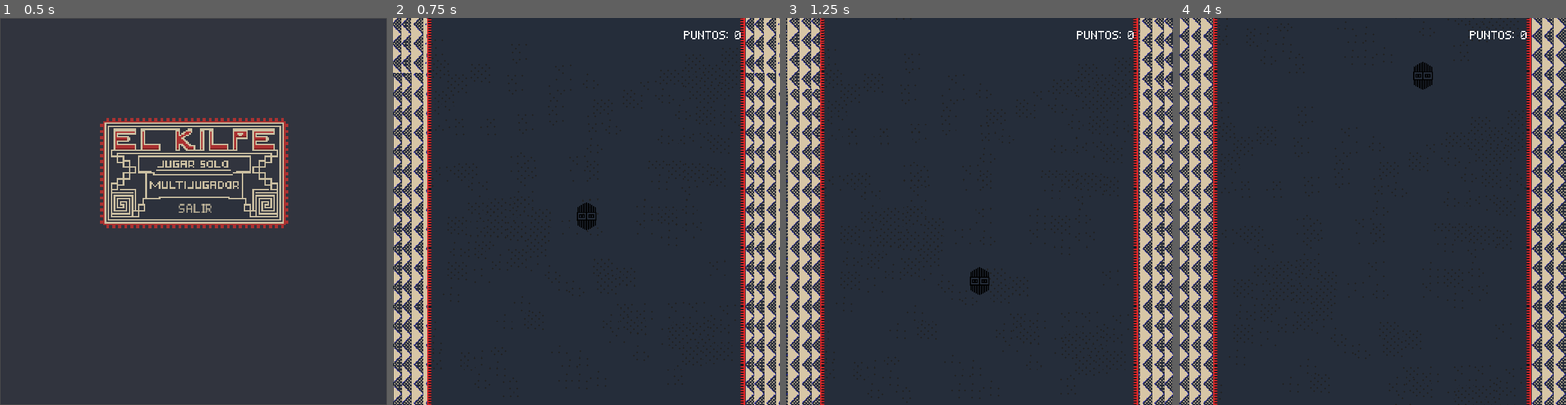
Above: before the commit, frames 1-4 (left to right).
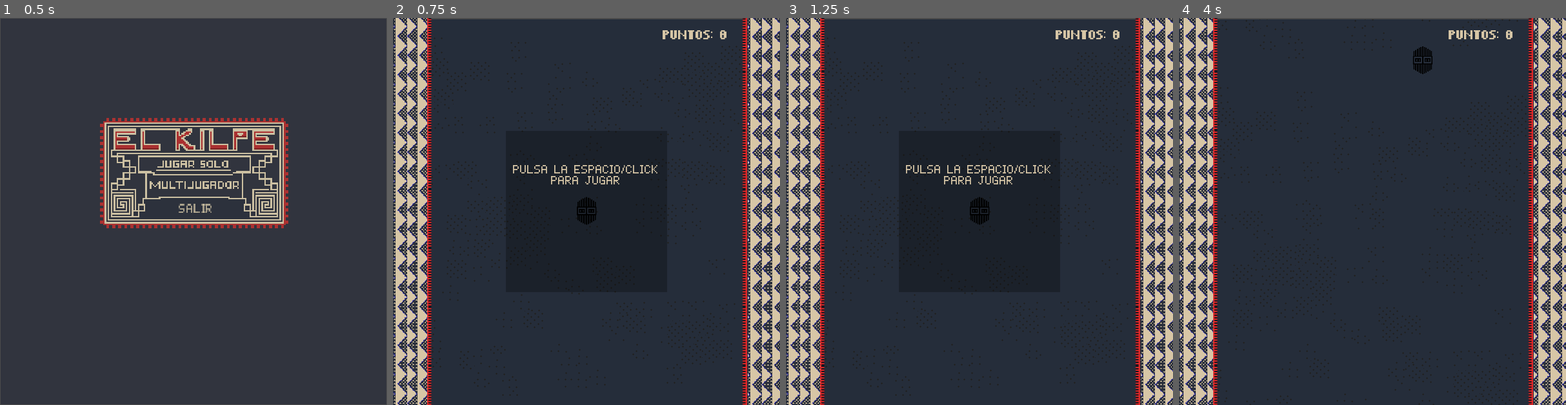
Above: after the commit, the same moments.

Repository: rustimacc/PROG3__TP05
Game: Godot game, scene res://MainMenu.tscn
Two runs of this game, one before a commit and one after it. Both use one fixed random seed, a clock stepped at 60 frames per second and the inputs below. The engine's default icon, where the game draws it, is replaced by a stand-in: a white triangle on a blue panel in a dark square.
Inputs (mouse positions are in pixels of both pictures, inside the frame that each line leads up to):
- Up to frame 1 (0.5 s): no input
- Up to frame 2 (0.75 s): click (586, 168) at 0.5 s
- Up to frame 3 (1.25 s): no input
- Up to frame 4 (4 s): tap Space (salto) at 1.25, 1.52, 1.55, 1.82, 3.05 s; move the mouse to (1457, 192) at 1.27 s; tap R (reiniciar) at 1.35, 2.85 s; click (1457, 192) at 1.42 s; drag from (1295, 230) to (1403, 87) at 2.02 s; move the mouse to (1411, 126) at 2.77 s; click (1411, 126) at 2.92 s; drag from (1353, 288) to (1256, 153) at 3.52 s

Frame 1 is identical in both runs. In frame 2, 16% of the frame differs, in the area x 0-100%, y 0-100%; in frame 3, 12%; in frame 4, 15%.

Commit message:
Se agregaron nuevos obstaculos. Se modificaron elementos de la UI.

Diff:
--- a/Juego.gd
+++ b/Juego.gd
@@ -3,6 +3,8 @@
 
 
 var jugadormuerto
+
+var empezar
 # Called when the node enters the scene tree for the first time.
 func _ready():
 	VariablesGlobales.perder=false
@@ -11,7 +13,9 @@
 	#una cámara lenta que da tiempo de reaccion al jugador y queda piola
 	VariablesGlobales.FrenarTiempo(.2,.5)
 
-	Engine.time_scale=1;
+	#Panel inicio
+	empezar=false
+	Engine.time_scale=0
 	pass # Replace with function body.
 
 func _process(delta):
@@ -19,19 +23,29 @@
 		reiniciarNivel()
 	if Input.is_action_just_pressed("pausa"):
 		Pausa()
+	EmpezarPartida()
 
+func EmpezarPartida():
+	if Input.is_action_just_pressed("salto")and !empezar:
+		$"Control/Comenzar a jugar".visible=false;
+		Engine.time_scale=1
+		empezar=true
+	pass
 
 func reiniciarNivel():
 	get_tree().reload_current_scene()
-	get_tree().paused=false
+	empezar=false
+	Engine.time_scale=0
 
 func Pausa():
 	get_tree().paused=!get_tree().paused
 
 	if get_tree().paused:
+
 		$"Control/Manue Paus".visible=true
 		Engine.time_scale=0;
 	else:
+
 		$"Control/Manue Paus".visible=false
 		Engine.time_scale=1;
 
@@ -45,9 +59,9 @@
 	VariablesGlobales.FrenarTiempo(1,.5)
 	VariablesGlobales.MaximoPuntaje()
 	yield(get_tree().create_timer(.8), "timeout")
-	get_node("Control/Manue Paus").visible=true
-	get_node("Control/Manue Paus/puntajefinal").visible=true
+	get_node("Control/Menu Pausa").visible=true
+	get_node("Control/Menu Pausa/puntajefinal").visible=true
 	if VariablesGlobales.record:
-		get_node("Control/Manue Paus/puntajefinal").set_text("RECORD!!!! "+str(VariablesGlobales.puntos))
+		get_node("Control/Menu Pausa/puntajefinal").set_text("RECORD!!!! "+str(VariablesGlobales.puntos))
 	else:
-		get_node("Control/Manue Paus/puntajefinal").set_text("Puntos: "+str(VariablesGlobales.puntos)+"\n"+"Puntaje máximo: "+str(VariablesGlobales.puntajeMaximo))
+		get_node("Control/Menu Pausa/puntajefinal").set_text("Puntos: "+str(VariablesGlobales.puntos)+"\n"+"Puntaje máximo: "+str(VariablesGlobales.puntajeMaximo))
--- a/Juego.tscn
+++ b/Juego.tscn
@@ -8,27 +8,30 @@
 [ext_resource path="res://grafico.png" type="Texture" id=6]
 [ext_resource path="res://Fuentes/pixelmix.ttf" type="DynamicFontData" id=7]
 [ext_resource path="res://Spawneador.gd" type="Script" id=8]
+[ext_resource path="res://Fuentes/pixelmix_bold.ttf" type="DynamicFontData" id=9]
 [ext_resource path="res://Sprites/fondo.png" type="Texture" id=10]
 [ext_resource path="res://Shaders/scrollingparallax.shader" type="Shader" id=11]
 
 [sub_resource type="DynamicFont" id=1]
+size = 17
+font_data = ExtResource( 9 )
+
+[sub_resource type="DynamicFont" id=2]
+font_data = ExtResource( 9 )
+
+[sub_resource type="DynamicFont" id=3]
+font_data = ExtResource( 9 )
+
+[sub_resource type="DynamicFont" id=4]
+size = 14
 font_data = ExtResource( 7 )
 
-[sub_resource type="DynamicFont" id=2]
-font_data = ExtResource( 7 )
-
-[sub_resource type="DynamicFont" id=3]
-font_data = ExtResource( 7 )
-
-[sub_resource type="DynamicFont" id=4]
-font_data = ExtResource( 7 )
-
-[sub_resource type="ShaderMaterial" id=7]
+[sub_resource type="ShaderMaterial" id=5]
 shader = ExtResource( 11 )
 shader_param/dire = Vector2( 0, -1 )
 shader_param/vel = 0.05
 
-[sub_resource type="PhysicsMaterial" id=5]
+[sub_resource type="PhysicsMaterial" id=6]
 bounce = 1.0
 
 [node name="Juego" type="Node2D"]
@@ -42,18 +45,19 @@
 margin_bottom = 600.0
 script = ExtResource( 4 )
 __meta__ = {
-"_edit_use_anchors_": false
+"_edit_use_anchors_": true
 }
 
 [node name="textoPuntos" type="Label" parent="Control"]
 anchor_right = 1.0
 anchor_bottom = 1.0
-margin_left = 450.63
-margin_top = 0.751991
-margin_right = -47.3699
-margin_bottom = -549.248
+margin_left = 418.0
+margin_top = 1.0
+margin_right = -50.0
+margin_bottom = -549.0
 rect_scale = Vector2( 0.913986, 0.978943 )
 custom_fonts/font = SubResource( 1 )
+custom_colors/font_color = Color( 0.847059, 0.780392, 0.654902, 1 )
 text = "puntos: 0"
 valign = 1
 uppercase = true
@@ -61,7 +65,7 @@
 "_edit_use_anchors_": false
 }
 
-[node name="Manue Paus" type="Control" parent="Control"]
+[node name="Menu Pausa" type="Control" parent="Control"]
 visible = false
 anchor_left = 0.5
 anchor_top = 0.5
@@ -75,43 +79,47 @@
 "_edit_use_anchors_": false
 }
 
-[node name="Sprite" type="Sprite" parent="Control/Manue Paus"]
+[node name="Sprite" type="Sprite" parent="Control/Menu Pausa"]
 modulate = Color( 0.156863, 0.00784314, 0.00784314, 0.278431 )
 position = Vector2( 100, 100 )
 scale = Vector2( 2.5, 2.5 )
 texture = ExtResource( 6 )
 
-[node name="Reiniciar" type="Button" parent="Control/Manue Paus"]
+[node name="Reiniciar" type="Button" parent="Control/Menu Pausa"]
 anchor_left = 0.5
 anchor_top = 0.5
 anchor_right = 0.5
 anchor_bottom = 0.5
 margin_left = -50.0
-margin_top = -17.0306
-margin_right = 50.0
-margin_bottom = 12.9694
+margin_top = -17.0
+margin_right = 58.0
+margin_bottom = 13.0
 custom_fonts/font = SubResource( 2 )
+custom_colors/font_color = Color( 0.694118, 0.643137, 0.54902, 1 )
 text = "Reiniciar"
-__meta__ = {
-"_edit_use_anchors_": false
-}
-
-[node name="Salir" type="Button" parent="Control/Manue Paus"]
+flat = true
+__meta__ = {
+"_edit_use_anchors_": false
+}
+
+[node name="Salir" type="Button" parent="Control/Menu Pausa"]
 anchor_left = 0.5
 anchor_top = 0.5
 anchor_right = 0.5
 anchor_bottom = 0.5
 margin_left = -50.0
-margin_top = 32.652
-margin_right = 50.0
-margin_bottom = 62.652
+margin_top = 33.0
+margin_right = 57.0
+margin_bottom = 65.0
 custom_fonts/font = SubResource( 3 )
+custom_colors/font_color = Color( 0.694118, 0.643137, 0.54902, 1 )
 text = "Salir"
-__meta__ = {
-"_edit_use_anchors_": false
-}
-
-[node name="puntajefinal" type="Label" parent="Control/Manue Paus"]
+flat = true
+__meta__ = {
+"_edit_use_anchors_": false
+}
+
+[node name="puntajefinal" type="Label" parent="Control/Menu Pausa"]
 visible = false
 anchor_left = 0.5
 anchor_right = 0.5
@@ -124,24 +132,66 @@
 valign = 1
 uppercase = true
 
+[node name="Comenzar a jugar" type="Control" parent="Control"]
+anchor_left = 0.5
+anchor_top = 0.5
+anchor_right = 0.5
+anchor_bottom = 0.5
+margin_left = -100.0
+margin_top = -100.0
+margin_right = 100.0
+margin_bottom = 100.0
+__meta__ = {
+"_edit_lock_": true,
+"_edit_use_anchors_": false
+}
+
+[node name="Sprite" type="Sprite" parent="Control/Comenzar a jugar"]
+modulate = Color( 0.156863, 0.00784314, 0.00784314, 0.278431 )
+position = Vector2( 100, 100 )
+scale = Vector2( 2.5, 2.5 )
+texture = ExtResource( 6 )
+
+[node name="Texto jugar" type="Label" parent="Control/Comenzar a jugar"]
+anchor_right = 1.0
+anchor_bottom = 1.0
+margin_left = -25.0
+margin_top = -49.0
+margin_right = 23.0
+margin_bottom = -49.0
+custom_fonts/font = SubResource( 4 )
+custom_colors/font_color = Color( 0.847059, 0.780392, 0.654902, 1 )
+text = "Pulsa la Espacio/click
+para jugar
+"
+align = 1
+valign = 1
+uppercase = true
+__meta__ = {
+"_edit_use_anchors_": false
+}
+
 [node name="fondo" type="Sprite" parent="Control"]
 pause_mode = 2
-material = SubResource( 7 )
-position = Vector2( 300, 300 )
+material = SubResource( 5 )
+position = Vector2( 299.384, 302.053 )
 z_index = -10
 z_as_relative = false
 texture = ExtResource( 10 )
+__meta__ = {
+"_edit_lock_": true
+}
 
 [node name="Jugador" parent="." instance=ExtResource( 1 )]
 pause_mode = 2
 position = Vector2( 300, 300 )
 z_index = -1
-physics_material_override = SubResource( 5 )
+physics_material_override = SubResource( 6 )
 DireLateral = 50
 
 [node name="Pared" parent="." instance=ExtResource( 2 )]
 pause_mode = 2
-position = Vector2( 571.29, 300 )
+position = Vector2( 574.448, 301.053 )
 
 [node name="Pared2" parent="." instance=ExtResource( 2 )]
 pause_mode = 2
@@ -165,8 +215,8 @@
 
 [node name="Spawneador" type="Node2D" parent="."]
 script = ExtResource( 8 )
-[connection signal="pressed" from="Control/Manue Paus/Reiniciar" to="Control" method="_on_Reiniciar_pressed"]
-[connection signal="pressed" from="Control/Manue Paus/Salir" to="Control" method="_on_Salir_pressed"]
+[connection signal="pressed" from="Control/Menu Pausa/Reiniciar" to="Control" method="_on_Reiniciar_pressed"]
+[connection signal="pressed" from="Control/Menu Pausa/Salir" to="Control" method="_on_Salir_pressed"]
 [connection signal="Shake" from="Camera2D" to="Camera2D" method="_on_Camera2D_Shake"]
 [connection signal="ShakeMuerte" from="Camera2D" to="Camera2D" method="_on_Camera2D_ShakeMuerte"]
 [connection signal="timeout" from="Camera2D/timer shake" to="Camera2D" method="_on_timer_shake_timeout"]
--- /dev/null
+++ b/Objetos/Obs I.tscn
@@ -0,0 +1,49 @@
+[gd_scene load_steps=7 format=2]
+
+[ext_resource path="res://Sprites/Tiles/tile039.png" type="Texture" id=1]
+[ext_resource path="res://Sprites/Tiles/tile038.png" type="Texture" id=2]
+[ext_resource path="res://Objetos/cuadrado.tscn" type="PackedScene" id=3]
+[ext_resource path="res://Sprites/Tiles/tile073.png" type="Texture" id=4]
+[ext_resource path="res://Sprites/Tiles/tile017.png" type="Texture" id=5]
+[ext_resource path="res://Sprites/Tiles/tile090.png" type="Texture" id=6]
+
+[node name="Obs I" type="Node2D"]
+
+[node name="Cuadrado" parent="." instance=ExtResource( 3 )]
+position = Vector2( -16, 0 )
+texture = ExtResource( 2 )
+
+[node name="Cuadrado2" parent="." instance=ExtResource( 3 )]
+position = Vector2( 16, 0 )
+texture = ExtResource( 1 )
+
+[node name="Cuadrado4" parent="." instance=ExtResource( 3 )]
+position = Vector2( -16, -32 )
+texture = ExtResource( 2 )
+
+[node name="Cuadrado3" parent="." instance=ExtResource( 3 )]
+position = Vector2( 16, -32 )
+texture = ExtResource( 1 )
+
+[node name="Cuadrado6" parent="." instance=ExtResource( 3 )]
+position = Vector2( -16, -64 )
+
+[node name="Cuadrado5" parent="." instance=ExtResource( 3 )]
+position = Vector2( 16, -64 )
+texture = ExtResource( 6 )
+
+[node name="Cuadrado8" parent="." instance=ExtResource( 3 )]
+position = Vector2( -16, 32 )
+texture = ExtResource( 2 )
+
+[node name="Cuadrado7" parent="." instance=ExtResource( 3 )]
+position = Vector2( 16, 32 )
+texture = ExtResource( 1 )
+
+[node name="Cuadrado10" parent="." instance=ExtResource( 3 )]
+position = Vector2( -16, 64 )
+texture = ExtResource( 5 )
+
+[node name="Cuadrado9" parent="." instance=ExtResource( 3 )]
+position = Vector2( 16, 64 )
+texture = ExtResource( 4 )
--- /dev/null
+++ b/Objetos/Obs T.tscn
@@ -0,0 +1,102 @@
+[gd_scene load_steps=12 format=2]
+
+[ext_resource path="res://Sprites/Tiles/tile022.png" type="Texture" id=1]
+[ext_resource path="res://Sprites/Tiles/tile039.png" type="Texture" id=2]
+[ext_resource path="res://Sprites/Tiles/tile038.png" type="Texture" id=3]
+[ext_resource path="res://Sprites/Tiles/tile153.png" type="Texture" id=4]
+[ext_resource path="res://Sprites/Tiles/tile021.png" type="Texture" id=5]
+[ext_resource path="res://Objetos/cuadrado.tscn" type="PackedScene" id=6]
+[ext_resource path="res://Sprites/Tiles/tile018.png" type="Texture" id=7]
+[ext_resource path="res://Sprites/Tiles/tile001.png" type="Texture" id=8]
+[ext_resource path="res://Sprites/Tiles/tile025.png" type="Texture" id=9]
+[ext_resource path="res://Sprites/Tiles/tile017.png" type="Texture" id=10]
+[ext_resource path="res://Sprites/Tiles/tile008.png" type="Texture" id=11]
+
+[node name="Obs T" type="Node2D"]
+
+[node name="Cuadrado" parent="." instance=ExtResource( 6 )]
+position = Vector2( 16, 16 )
+texture = ExtResource( 1 )
+
+[node name="Cuadrado2" parent="." instance=ExtResource( 6 )]
+position = Vector2( 48, 16 )
+texture = ExtResource( 7 )
+
+[node name="Cuadrado3" parent="." instance=ExtResource( 6 )]
+position = Vector2( 48, -16 )
+texture = ExtResource( 8 )
+
+[node name="Cuadrado4" parent="." instance=ExtResource( 6 )]
+position = Vector2( 16, -16 )
+texture = ExtResource( 8 )
+
+[node name="Cuadrado5" parent="." instance=ExtResource( 6 )]
+position = Vector2( -16, -16 )
+texture = ExtResource( 8 )
+
+[node name="Cuadrado6" parent="." instance=ExtResource( 6 )]
+position = Vector2( -16, 16 )
+texture = ExtResource( 5 )
+
+[node name="Cuadrado16" parent="." instance=ExtResource( 6 )]
+position = Vector2( 112, 16 )
+texture = ExtResource( 9 )
+
+[node name="Cuadrado13" parent="." instance=ExtResource( 6 )]
+position = Vector2( 112, -16 )
+texture = ExtResource( 11 )
+
+[node name="Cuadrado12" parent="." instance=ExtResource( 6 )]
+position = Vector2( 80, -16 )
+texture = ExtResource( 8 )
+
+[node name="Cuadrado11" parent="." instance=ExtResource( 6 )]
+position = Vector2( 80, 16 )
+texture = ExtResource( 7 )
+
+[node name="Cuadrado22" parent="." instance=ExtResource( 6 )]
+position = Vector2( -80, 16 )
+texture = ExtResource( 7 )
+
+[node name="Cuadrado21" parent="." instance=ExtResource( 6 )]
+position = Vector2( -48, 16 )
+texture = ExtResource( 7 )
+
+[node name="Cuadrado20" parent="." instance=ExtResource( 6 )]
+position = Vector2( -48, -16 )
+texture = ExtResource( 8 )
+
+[node name="Cuadrado19" parent="." instance=ExtResource( 6 )]
+position = Vector2( -80, -16 )
+texture = ExtResource( 8 )
+
+[node name="Cuadrado18" parent="." instance=ExtResource( 6 )]
+position = Vector2( -112, -16 )
+
+[node name="Cuadrado17" parent="." instance=ExtResource( 6 )]
+position = Vector2( -112, 16 )
+texture = ExtResource( 10 )
+
+[node name="Cuadrado8" parent="." instance=ExtResource( 6 )]
+position = Vector2( -16, 48 )
+texture = ExtResource( 3 )
+
+[node name="Cuadrado10" parent="." instance=ExtResource( 6 )]
+position = Vector2( 16, 48 )
+texture = ExtResource( 2 )
+
+[node name="Cuadrado9" parent="." instance=ExtResource( 6 )]
+position = Vector2( -16, 80 )
+texture = ExtResource( 3 )
+
+[node name="Cuadrado14" parent="." instance=ExtResource( 6 )]
+position = Vector2( 16, 80 )
+texture = ExtResource( 2 )
+
+[node name="Cuadrado23" parent="." instance=ExtResource( 6 )]
+position = Vector2( -16, 112 )
+texture = ExtResource( 4 )
+
+[node name="Cuadrado15" parent="." instance=ExtResource( 6 )]
+position = Vector2( 16, 112 )
+texture = ExtResource( 9 )
--- a/Objetos/moneda.tscn
+++ b/Objetos/moneda.tscn
@@ -1,17 +1,38 @@
-[gd_scene load_steps=3 format=2]
+[gd_scene load_steps=4 format=2]
 
-[ext_resource path="res://icon.png" type="Texture" id=1]
+[ext_resource path="res://Sprites/moneda.png" type="Texture" id=1]
 
 [sub_resource type="RectangleShape2D" id=1]
-extents = Vector2( 14.8947, 14.6155 )
+extents = Vector2( 7.13094, 6.72254 )
+
+[sub_resource type="Animation" id=2]
+resource_name = "Idle"
+loop = true
+tracks/0/type = "value"
+tracks/0/path = NodePath("Sprite:scale")
+tracks/0/interp = 1
+tracks/0/loop_wrap = true
+tracks/0/imported = false
+tracks/0/enabled = true
+tracks/0/keys = {
+"times": PoolRealArray( 0, 0.5, 1 ),
+"transitions": PoolRealArray( 1, 1, 1 ),
+"update": 0,
+"values": [ Vector2( 0.5, 0.5 ), Vector2( 0.6, 0.6 ), Vector2( 0.5, 0.5 ) ]
+}
 
 [node name="Area2D" type="Area2D" groups=[
 "moneda",
 ]]
 
 [node name="Sprite" type="Sprite" parent="."]
-scale = Vector2( 0.5, 0.5 )
+scale = Vector2( 0.57825, 0.57825 )
 texture = ExtResource( 1 )
 
 [node name="CollisionShape2D" type="CollisionShape2D" parent="."]
+z_index = -2
 shape = SubResource( 1 )
+
+[node name="AnimationPlayer" type="AnimationPlayer" parent="."]
+autoplay = "Idle"
+anims/Idle = SubResource( 2 )
--- a/Objetos/powerup.gd
+++ b/Objetos/powerup.gd
@@ -5,7 +5,7 @@
 func _ready():
 	$animator.play("idle")
 	var t = Timer.new()
-	t.set_wait_time(5)
+	t.set_wait_time(20)
 	t.set_one_shot(true)
 	self.add_child(t)
 	t.start()
--- a/Obstaculos/Obstaculo1.tscn
+++ b/Obstaculos/Obstaculo1.tscn
@@ -11,9 +11,6 @@
 
 [node name="ObstaculoCuadrado" parent="." instance=ExtResource( 2 )]
 position = Vector2( 287.191, 485.688 )
-
-[node name="obstaculoLinea2" parent="." instance=ExtResource( 1 )]
-position = Vector2( 445.319, 221.355 )
 
 [node name="obstaculoLinea" parent="." instance=ExtResource( 1 )]
 position = Vector2( 149.02, 65.2299 )
@@ -38,3 +35,6 @@
 
 [node name="moneda10" parent="." instance=ExtResource( 4 )]
 position = Vector2( 388.22, 68.8098 )
+
+[node name="ObstaculoCuadrado2" parent="." instance=ExtResource( 2 )]
+position = Vector2( 422.021, 257.605 )
--- a/Obstaculos/Obstaculo2.tscn
+++ b/Obstaculos/Obstaculo2.tscn
@@ -1,16 +1,14 @@
-[gd_scene load_steps=5 format=2]
+[gd_scene load_steps=6 format=2]
 
 [ext_resource path="res://Objetos/Congelador.tscn" type="PackedScene" id=1]
 [ext_resource path="res://Objetos/Rect 1 animado.tscn" type="PackedScene" id=2]
 [ext_resource path="res://Obstaculos/Obstaculo1.gd" type="Script" id=3]
 [ext_resource path="res://Objetos/moneda.tscn" type="PackedScene" id=4]
+[ext_resource path="res://Objetos/Obs I.tscn" type="PackedScene" id=5]
 
 [node name="Obstaculo2" type="Node2D"]
 pause_mode = 2
 script = ExtResource( 3 )
-
-[node name="obstaculoLinea3" parent="." instance=ExtResource( 2 )]
-position = Vector2( 512.626, 206.09 )
 
 [node name="obstaculoLinea2" parent="." instance=ExtResource( 2 )]
 position = Vector2( 249.276, 425.333 )
@@ -56,3 +54,6 @@
 
 [node name="moneda10" parent="." instance=ExtResource( 4 )]
 position = Vector2( 420, 115.6 )
+
+[node name="Obs I" parent="." instance=ExtResource( 5 )]
+position = Vector2( 467.438, 246.073 )
--- a/Obstaculos/Obstaculo6.tscn
+++ b/Obstaculos/Obstaculo6.tscn
@@ -1,23 +1,122 @@
-[gd_scene load_steps=3 format=2]
+[gd_scene load_steps=6 format=2]
 
-[ext_resource path="res://Objetos/cuadrado.tscn" type="PackedScene" id=1]
+[ext_resource path="res://Objetos/Rect 1 animado.tscn" type="PackedScene" id=1]
 [ext_resource path="res://Obstaculos/Obstaculo1.gd" type="Script" id=2]
+[ext_resource path="res://Objetos/ObstaculoCuadrado.tscn" type="PackedScene" id=3]
+[ext_resource path="res://Objetos/Obs T.tscn" type="PackedScene" id=4]
+[ext_resource path="res://Objetos/moneda.tscn" type="PackedScene" id=5]
 
 [node name="Obstaculo6" type="Node2D"]
 pause_mode = 2
 script = ExtResource( 2 )
 
-[node name="Cuadrado" parent="." instance=ExtResource( 1 )]
-position = Vector2( 156.034, 456.232 )
+[node name="Obs T" parent="." instance=ExtResource( 4 )]
+position = Vector2( 210.274, 381.707 )
 
-[node name="Cuadrado2" parent="." instance=ExtResource( 1 )]
-position = Vector2( 436.271, 378.691 )
+[node name="ObstaculoCuadrado" parent="." instance=ExtResource( 3 )]
+position = Vector2( 478.151, 189.184 )
 
-[node name="Cuadrado3" parent="." instance=ExtResource( 1 )]
-position = Vector2( 134.268, 94.3728 )
+[node name="Rect 1 animado" parent="." instance=ExtResource( 1 )]
+position = Vector2( 187.031, 127.967 )
 
-[node name="Cuadrado4" parent="." instance=ExtResource( 1 )]
-position = Vector2( 445.794, 122.941 )
+[node name="Area2D2" parent="." instance=ExtResource( 5 )]
+position = Vector2( 424, 365.235 )
 
-[node name="Cuadrado5" parent="." instance=ExtResource( 1 )]
-position = Vector2( 263.504, 279.384 )
+[node name="Area2D3" parent="." instance=ExtResource( 5 )]
+position = Vector2( 448, 365.235 )
+
+[node name="Area2D4" parent="." instance=ExtResource( 5 )]
+position = Vector2( 472, 365.707 )
+
+[node name="Area2D5" parent="." instance=ExtResource( 5 )]
+position = Vector2( 496, 365.235 )
+
+[node name="Area2D12" parent="." instance=ExtResource( 5 )]
+position = Vector2( 399.081, 386 )
+
+[node name="Area2D11" parent="." instance=ExtResource( 5 )]
+position = Vector2( 424, 386 )
+
+[node name="Area2D10" parent="." instance=ExtResource( 5 )]
+position = Vector2( 448, 386 )
+
+[node name="Area2D9" parent="." instance=ExtResource( 5 )]
+position = Vector2( 472, 386.472 )
+
+[node name="Area2D8" parent="." instance=ExtResource( 5 )]
+position = Vector2( 496, 386 )
+
+[node name="Area2D16" parent="." instance=ExtResource( 5 )]
+position = Vector2( 424, 408 )
+
+[node name="Area2D15" parent="." instance=ExtResource( 5 )]
+position = Vector2( 448, 408 )
+
+[node name="Area2D14" parent="." instance=ExtResource( 5 )]
+position = Vector2( 472, 408.472 )
+
+[node name="Area2D18" parent="." instance=ExtResource( 5 )]
+position = Vector2( 448, 429.707 )
+
+[node name="Area2D21" parent="." instance=ExtResource( 5 )]
+position = Vector2( 448, 344 )
+
+[node name="Area2D19" parent="." instance=ExtResource( 5 )]
+position = Vector2( 460, 450 )
+
+[node name="Area2D22" parent="." instance=ExtResource( 5 )]
+position = Vector2( 460, 324 )
+
+[node name="Area2D17" parent="." instance=ExtResource( 5 )]
+position = Vector2( 472, 430.179 )
+
+[node name="Area2D20" parent="." instance=ExtResource( 5 )]
+position = Vector2( 472, 344.472 )
+
+[node name="Area2D13" parent="." instance=ExtResource( 5 )]
+position = Vector2( 496, 408 )
+
+[node name="Area2D7" parent="." instance=ExtResource( 5 )]
+position = Vector2( 520, 386 )
+
+[node name="Area2D41" parent="." instance=ExtResource( 5 )]
+position = Vector2( 424, 365.235 )
+
+[node name="Area2D40" parent="." instance=ExtResource( 5 )]
+position = Vector2( 448, 365.235 )
+
+[node name="Area2D39" parent="." instance=ExtResource( 5 )]
+position = Vector2( 472, 365.707 )
+
+[node name="Area2D6" parent="." instance=ExtResource( 5 )]
+position = Vector2( 496, 365.235 )
+
+[node name="Area2D33" parent="." instance=ExtResource( 5 )]
+position = Vector2( 424, 408 )
+
+[node name="Area2D32" parent="." instance=ExtResource( 5 )]
+position = Vector2( 448, 408 )
+
+[node name="Area2D31" parent="." instance=ExtResource( 5 )]
+position = Vector2( 472, 408.472 )
+
+[node name="Area2D30" parent="." instance=ExtResource( 5 )]
+position = Vector2( 448, 429.707 )
+
+[node name="Area2D29" parent="." instance=ExtResource( 5 )]
+position = Vector2( 448, 344 )
+
+[node name="Area2D28" parent="." instance=ExtResource( 5 )]
+position = Vector2( 460, 450 )
+
+[node name="Area2D27" parent="." instance=ExtResource( 5 )]
+position = Vector2( 460, 324 )
+
+[node name="Area2D26" parent="." instance=ExtResource( 5 )]
+position = Vector2( 472, 430.179 )
+
+[node name="Area2D25" parent="." instance=ExtResource( 5 )]
+position = Vector2( 472, 344.472 )
+
+[node name="Area2D24" parent="." instance=ExtResource( 5 )]
+position = Vector2( 496, 408 )
--- a/Obstaculos/Obstaculo7.tscn
+++ b/Obstaculos/Obstaculo7.tscn
@@ -1,7 +1,9 @@
-[gd_scene load_steps=3 format=2]
+[gd_scene load_steps=5 format=2]
 
 [ext_resource path="res://Objetos/Rect 1 animado.tscn" type="PackedScene" id=1]
 [ext_resource path="res://Obstaculos/Obstaculo1.gd" type="Script" id=2]
+[ext_resource path="res://Objetos/Obs I.tscn" type="PackedScene" id=3]
+[ext_resource path="res://Objetos/ObstaculoCuadrado.tscn" type="PackedScene" id=4]
 
 [node name="Obstaculo7" type="Node2D"]
 pause_mode = 2
@@ -10,8 +12,8 @@
 [node name="obstaculoLinea3" parent="." instance=ExtResource( 1 )]
 position = Vector2( 184.682, 113.929 )
 
-[node name="obstaculoLinea2" parent="." instance=ExtResource( 1 )]
-position = Vector2( 438.216, 284.185 )
+[node name="Obs I" parent="." instance=ExtResource( 3 )]
+position = Vector2( 440.574, 290.289 )
 
-[node name="obstaculoLinea" parent="." instance=ExtResource( 1 )]
-position = Vector2( 192.084, 458.143 )
+[node name="ObstaculoCuadrado" parent="." instance=ExtResource( 4 )]
+position = Vector2( 179, 459 )
--- a/Obstaculos/Obstaculo8.tscn
+++ b/Obstaculos/Obstaculo8.tscn
@@ -7,7 +7,7 @@
 [ext_resource path="res://Sprites/Tiles/tile018.png" type="Texture" id=5]
 [ext_resource path="res://Sprites/Tiles/tile017.png" type="Texture" id=6]
 [ext_resource path="res://Sprites/Tiles/tile001.png" type="Texture" id=7]
-[ext_resource path="res://Objetos/pared.tscn" type="PackedScene" id=8]
+[ext_resource path="res://Objetos/Congelador.tscn" type="PackedScene" id=9]
 
 [sub_resource type="Animation" id=1]
 resource_name = "rebote"
@@ -241,13 +241,13 @@
 position = Vector2( 272, 296 )
 texture = ExtResource( 4 )
 
-[node name="Pared" parent="." instance=ExtResource( 8 )]
-position = Vector2( 571, 304 )
-
-[node name="Pared2" parent="." instance=ExtResource( 8 )]
-position = Vector2( 24, 304 )
-
 [node name="AnimationPlayer" type="AnimationPlayer" parent="."]
 autoplay = "rebote"
 method_call_mode = 1
 anims/rebote = SubResource( 1 )
+
+[node name="Congelador" parent="." instance=ExtResource( 9 )]
+position = Vector2( 168, 384 )
+
+[node name="Congelador2" parent="." instance=ExtResource( 9 )]
+position = Vector2( 448, 384 )
Not shown: 1 places in Juego.tscn that only renumber resources
Binary file added: Sprites/Tiles/tile153.png
Not shown, added: Sprites/Tiles/tile153.png.import
Binary file added: Sprites/moneda.png
Not shown, added: Sprites/moneda.png.import
